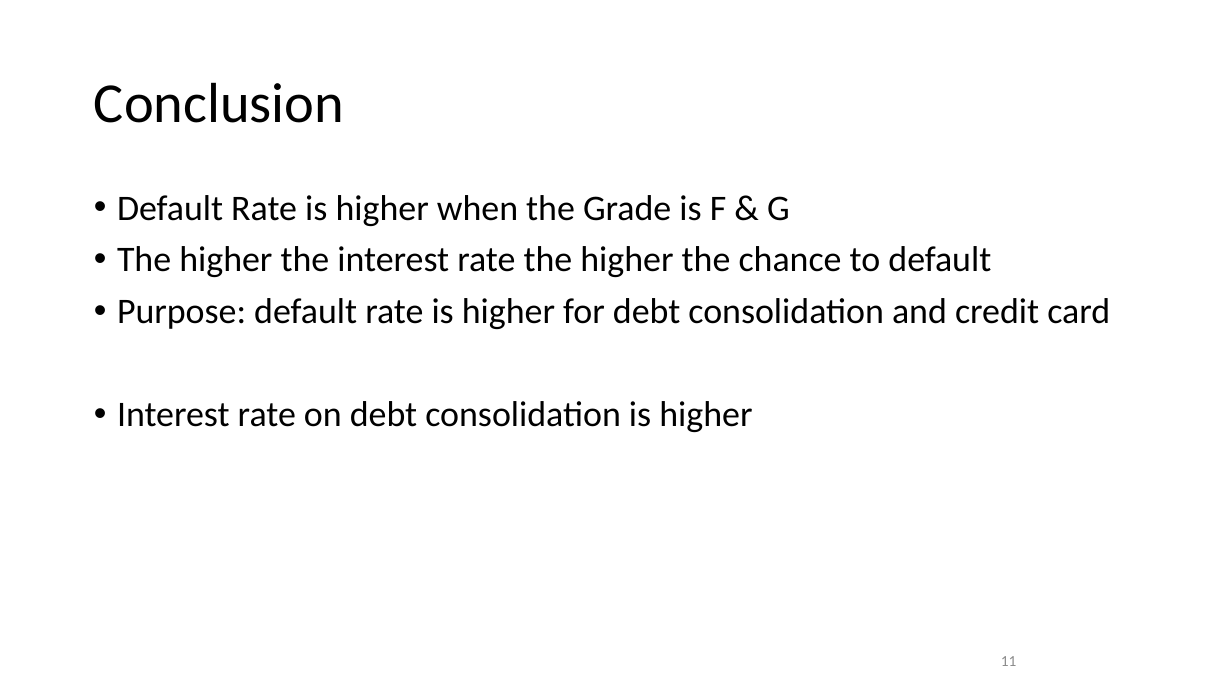
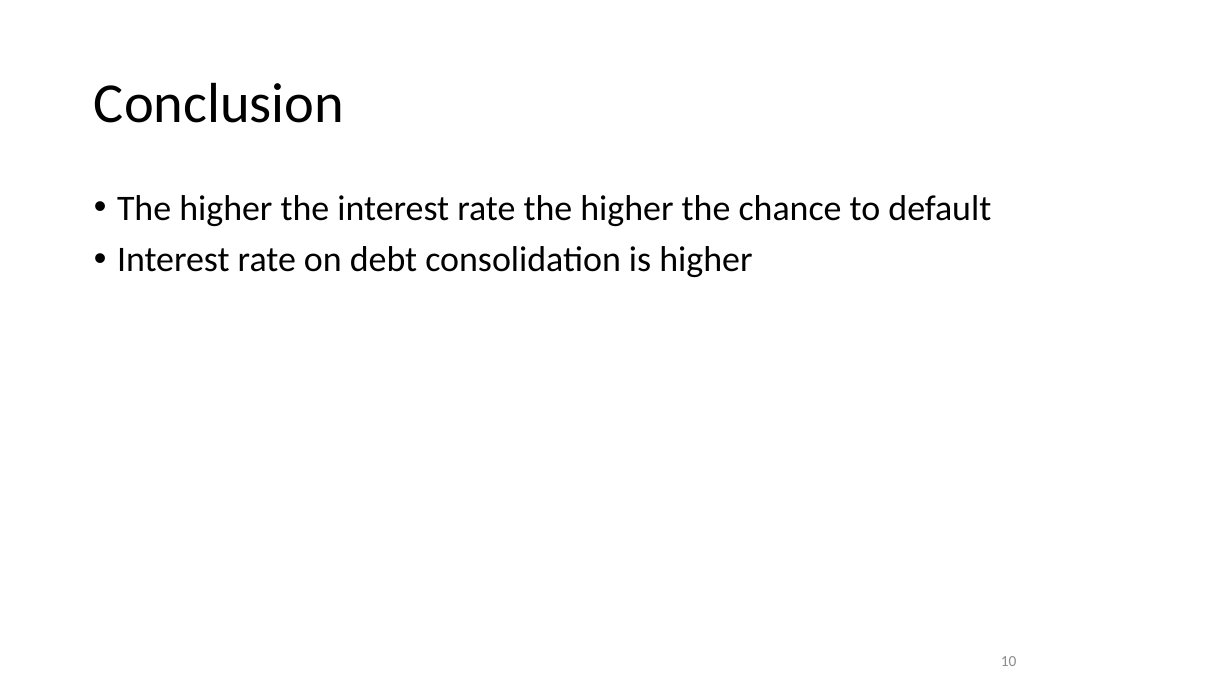
Before and after one commit to celesteshort/ml-lending-default, a slide deck: slide 10 of CapstonePresentationCS.pptx (slide 11 before the commit). Drawn at 1232x693 pixels with LibreOffice and Linux fonts; fonts in the diff are those of the drawing; background and template pictures are left out. Boxes give left, top, right and bottom in pixels: in the first picture for what was removed or moved away, otherwise in the second. Text is boxed around its words. In the diff, an @@ line names an element or a change of style, - is before the commit and + after.

```diff
--- a/CapstonePresentationCS.pptx
+++ b/CapstonePresentationCS.pptx
@@ text at bbox=[117, 195, 790, 226]: paragraph removed @@
-• Default Rate is higher when the Grade is F & G
@@ text at bbox=[117, 298, 1110, 329]: paragraph removed @@
-• Purpose: default rate is higher for debt consolidation and credit card
@@ page number at bbox=[1001, 656, 1017, 666]: text changed @@
-11
+10
```
Also in this commit, not shown: 7 other slides changed, 2 slides added, 21 slides removed.
